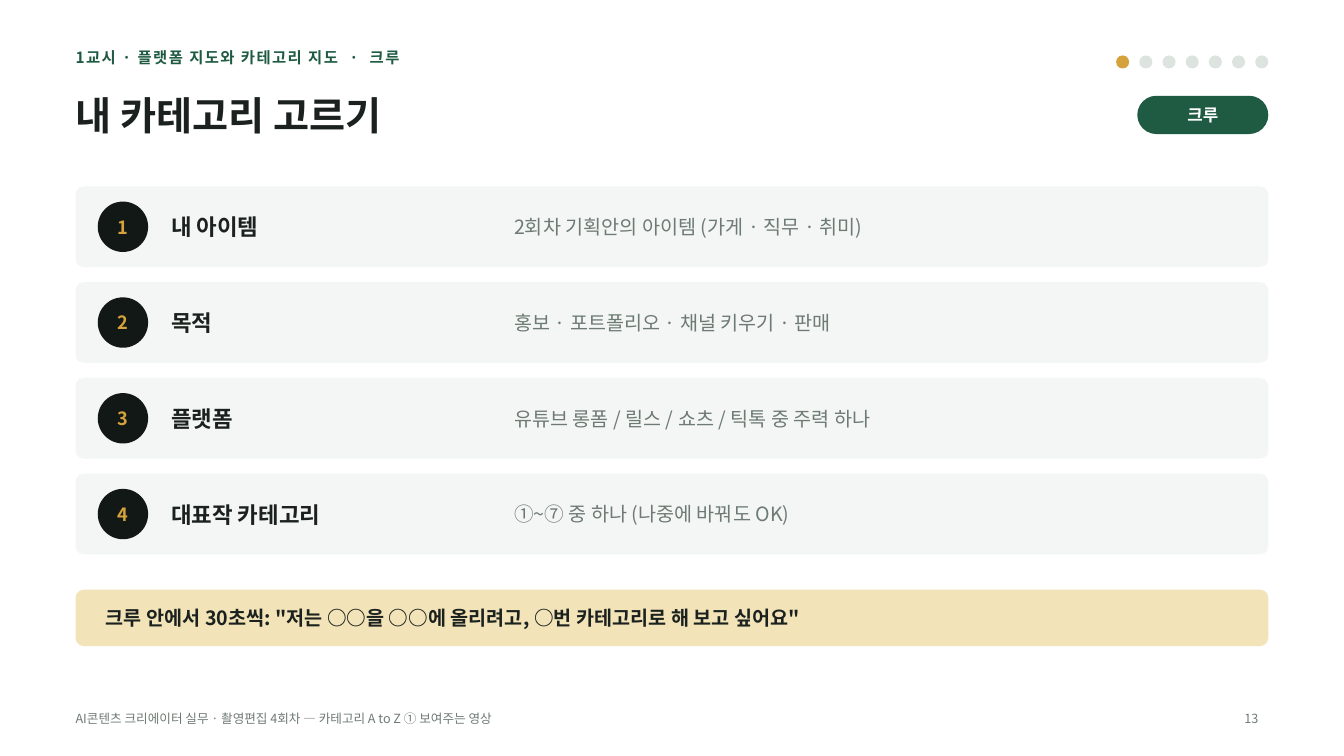
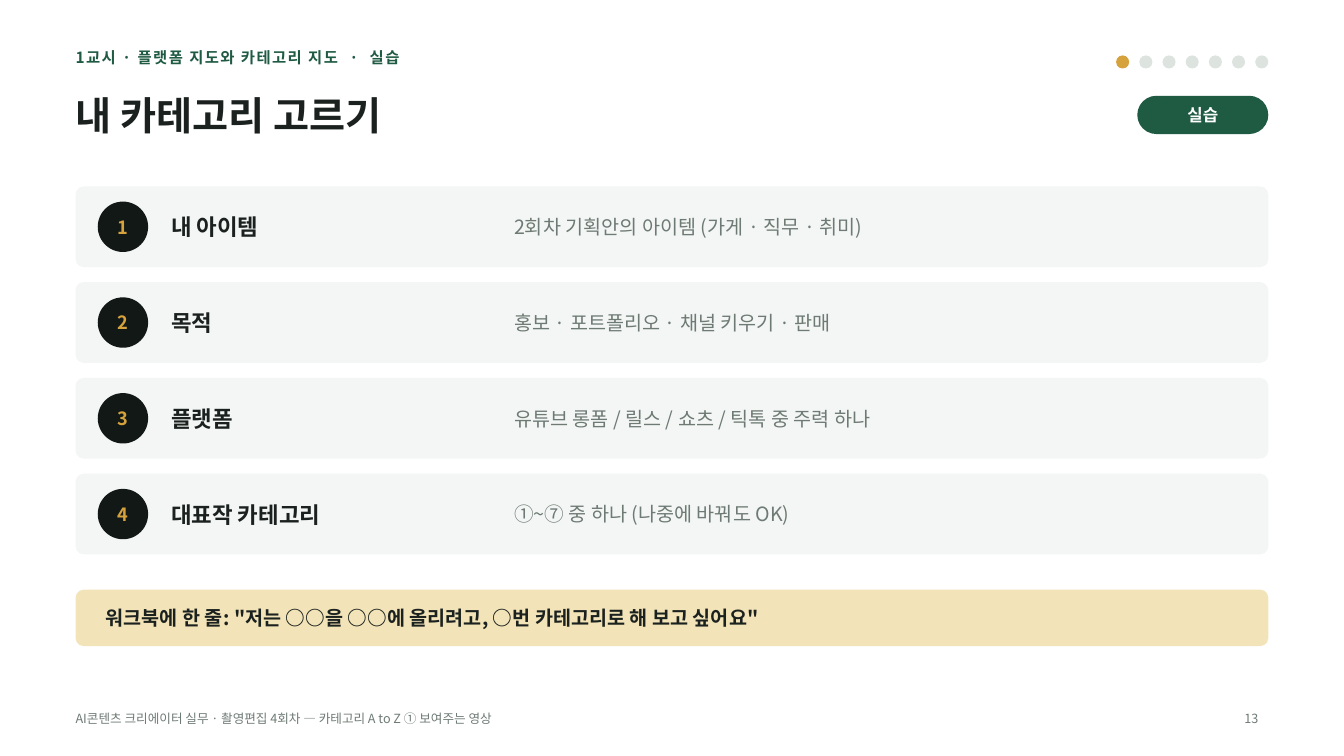
Before and after one commit to yujida/MARUBIT, a slide deck: slide 13 of lectures/04/4회차_카테고리AtoZ_보여주는영상_슬라이드.pptx. Drawn at 1344x756 pixels with LibreOffice and Linux fonts; fonts in the diff are those of the drawing. Boxes give left, top, right and bottom in pixels: in the first picture for what was removed or moved away, otherwise in the second. Text is boxed around its words. In the diff, an @@ line names an element or a change of style, - is before the commit and + after.

```diff
--- a/lectures/04/4회차_카테고리AtoZ_보여주는영상_슬라이드.pptx
+++ b/lectures/04/4회차_카테고리AtoZ_보여주는영상_슬라이드.pptx
@@ text at [76, 50, 400, 65]: text changed @@
-1교시 · 플랫폼 지도와 카테고리 지도 · 크루
+1교시 · 플랫폼 지도와 카테고리 지도 · 실습
@@ text at [1187, 107, 1218, 123]: text changed @@
-크루
+실습
@@ text at [106, 608, 759, 629]: text changed @@
-크루 안에서 30초씩: "저는 ○○을 ○○에 올리려고, ○번 카테고리로 해 보고 싶어요"
+워크북에 한 줄: "저는 ○○을 ○○에 올리려고, ○번 카테고리로 해 보고 싶어요"
```
Also in this commit, not shown: 23 other slides changed, 4 other files.
